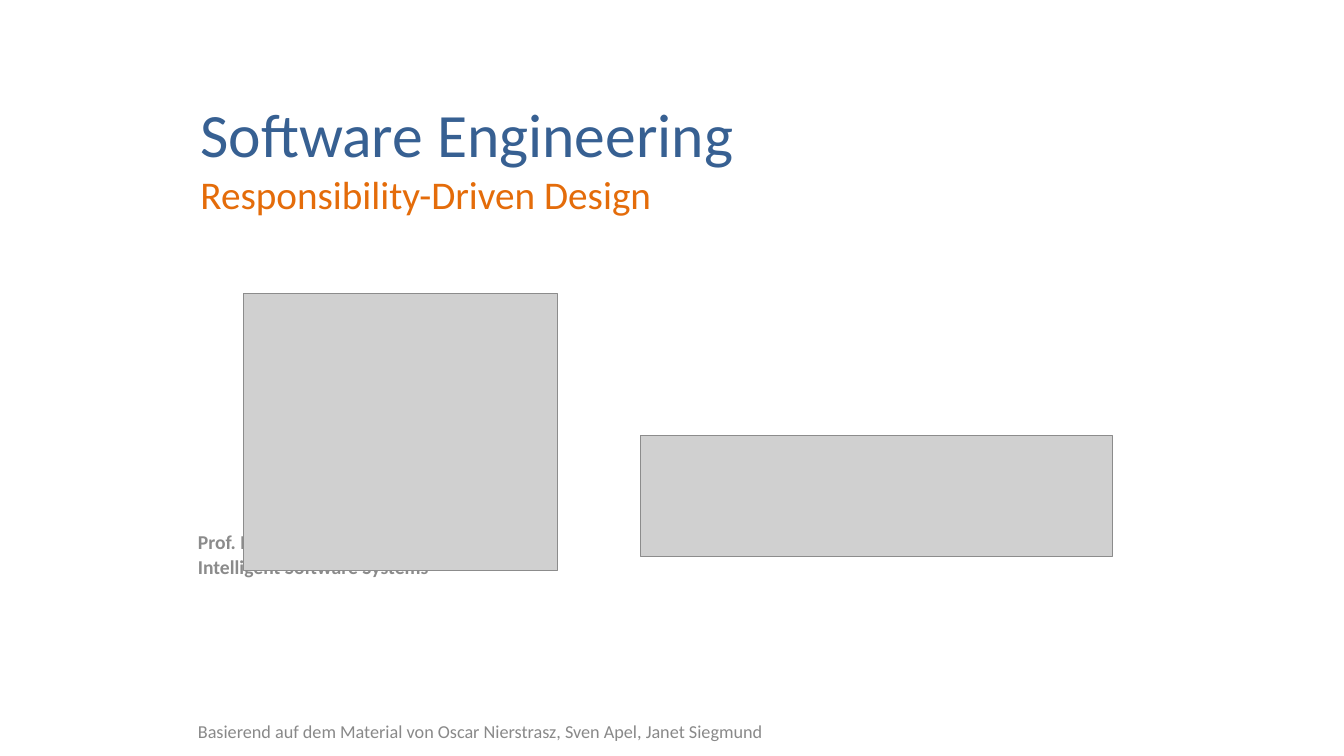
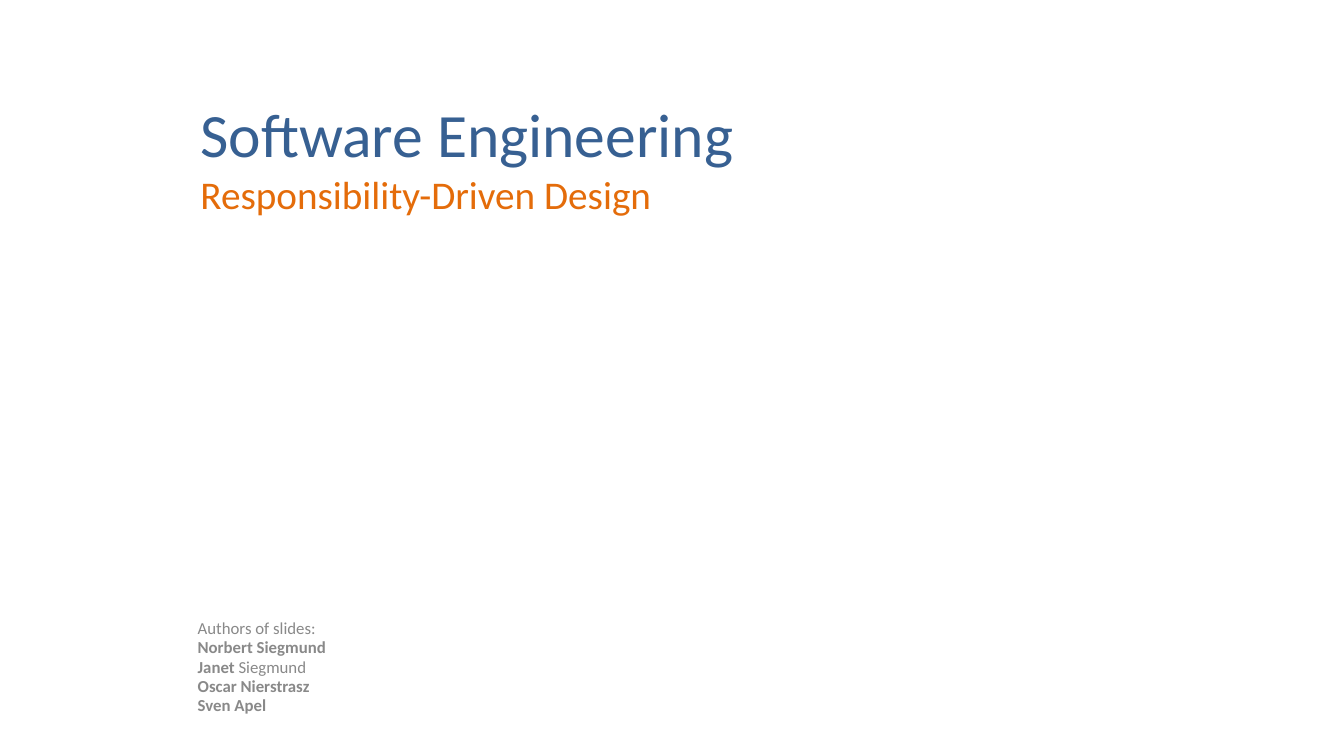
Before and after one commit to feigensp/lehre, a slide deck: slide 1 of se/slides/03_ResponseabilityDrivenDesign.pptx. Drawn at 1344x756 pixels with LibreOffice and Linux fonts; fonts in the diff are those of the drawing; grey boxes stand for pictures. Boxes give left, top, right and bottom in pixels: in the first picture for what was removed or moved away, otherwise in the second. Text is boxed around its words. In the diff, an @@ line names an element or a change of style, - is before the commit and + after.

```diff
--- a/se/slides/03_ResponseabilityDrivenDesign.pptx
+++ b/se/slides/03_ResponseabilityDrivenDesign.pptx
@@ picture removed at box(244, 293, 558, 571) @@
@@ picture removed at box(640, 436, 1113, 556) @@
@@ text removed at box(198, 532, 428, 580) @@
-Prof. Dr.-Ing. Norbert Siegmund
-Intelligent Software Systems
@@ text at box(198, 622, 326, 714): text changed; size 13 to 12 pt; bold on @@
-Basierend auf dem Material von Oscar Nierstrasz, Sven Apel, Janet Siegmund
+Authors of slides:
+Norbert Siegmund
+Janet Siegmund
+Oscar Nierstrasz
+Sven Apel
```
Also in this commit, not shown: 43 other slides changed, 3 other files.
